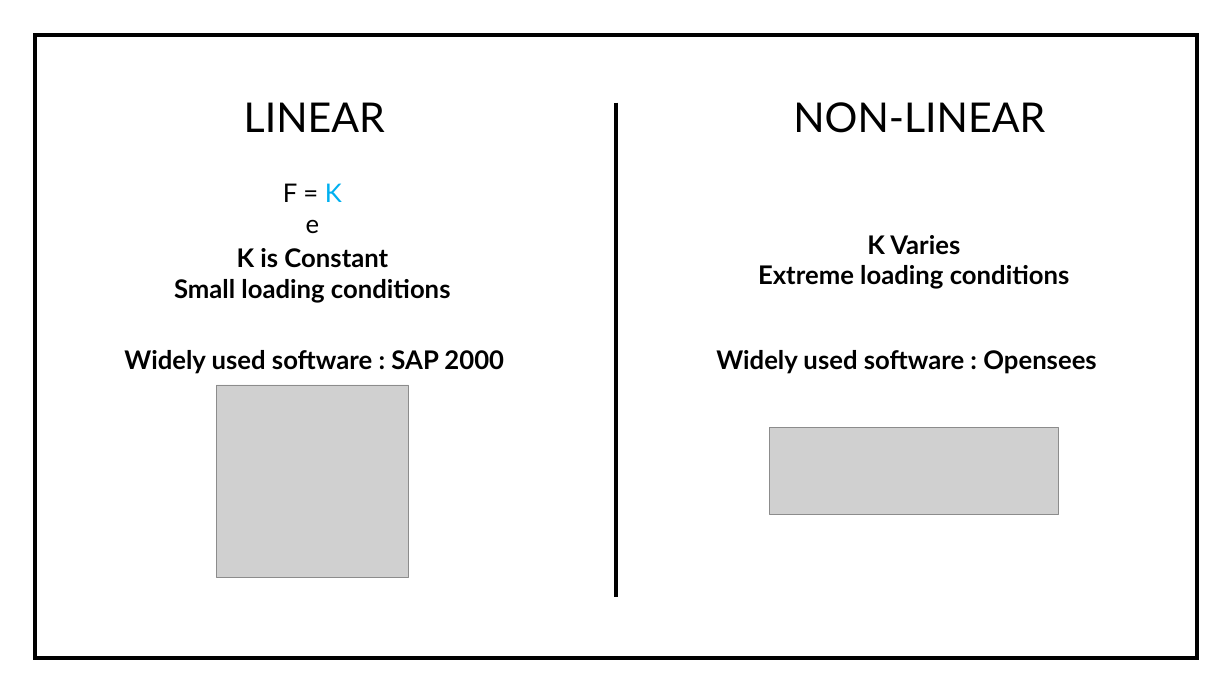
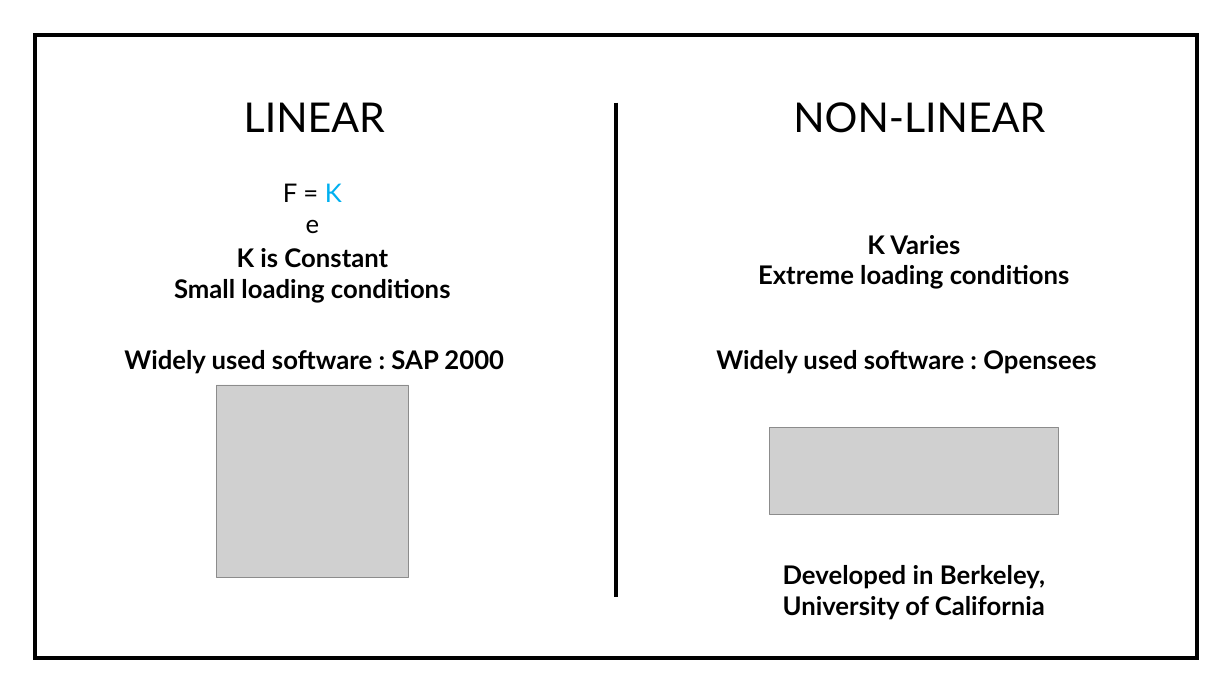
Before and after one commit to imsuneth/FEM, a slide deck: slide 6 of Documentations/Mid evaluation presentation/FINITE ELEMENT BASED STRUCTURAL ANALYSIS.pptx. Drawn at 1232x693 pixels with LibreOffice and Linux fonts; fonts in the diff are those of the drawing; grey boxes stand for pictures. Boxes give left, top, right and bottom in pixels: in the first picture for what was removed or moved away, otherwise in the second. Text is boxed around its words. In the diff, an @@ line names an element or a change of style, - is before the commit and + after.

```diff
--- a/Documentations/Mid evaluation presentation/FINITE ELEMENT BASED STRUCTURAL ANALYSIS.pptx
+++ b/Documentations/Mid evaluation presentation/FINITE ELEMENT BASED STRUCTURAL ANALYSIS.pptx
@@ text added at bbox=[783, 565, 1045, 620], 20 pt, text #000000, bold @@
+Developed in Berkeley,
+University of California
```
Also in this commit, not shown: 2 other slides changed, 2 other files.
